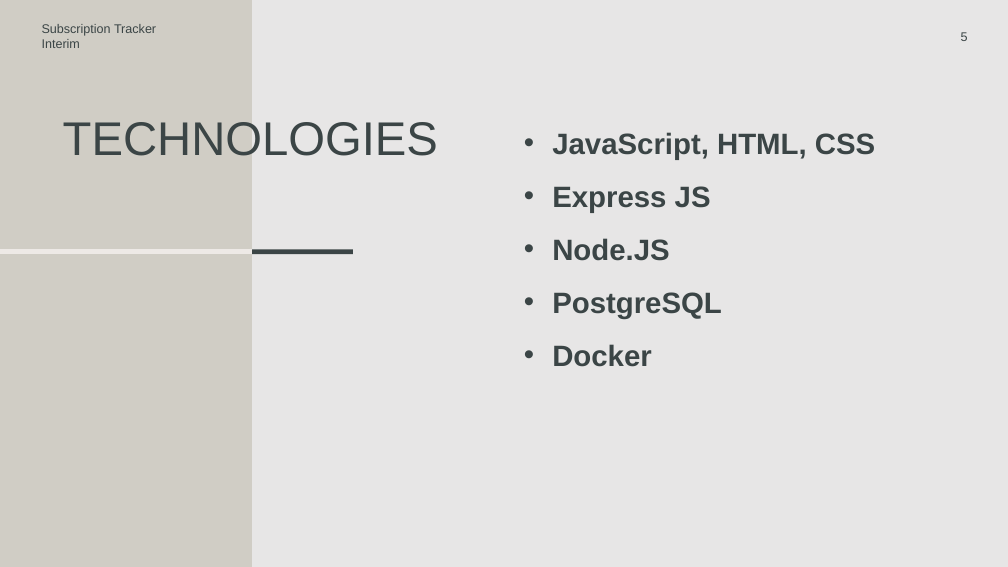
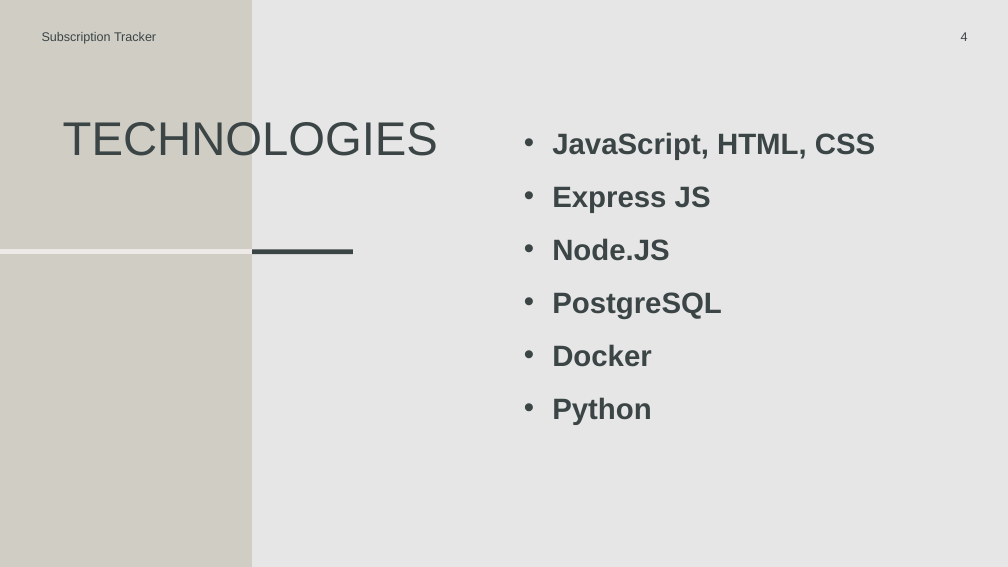
Before and after one commit to DorkSoul/4th-Year, a slide deck: slide 4 of Final-Year-Project/Subscription Tracker.pptx (slide 5 before the commit). Drawn at 1008x567 pixels with LibreOffice and Linux fonts; fonts in the diff are those of the drawing. Boxes give left, top, right and bottom in pixels: in the first picture for what was removed or moved away, otherwise in the second. Text is boxed around its words. In the diff, an @@ line names an element or a change of style, - is before the commit and + after.

```diff
--- a/Final-Year-Project/Subscription Tracker.pptx
+++ b/Final-Year-Project/Subscription Tracker.pptx
@@ text at <box>42,32,156,44</box>: text changed @@
-Subscription Tracker
-Interim
+Subscription Tracker
@@ page number at <box>961,32,968,41</box>: text changed @@
-5
+4
@@ text at <box>552,397,651,425</box>: paragraph added @@
+• Python
```
Also in this commit, not shown: 9 other slides changed, 4 slides added, 2 slides removed, 26 other files.
